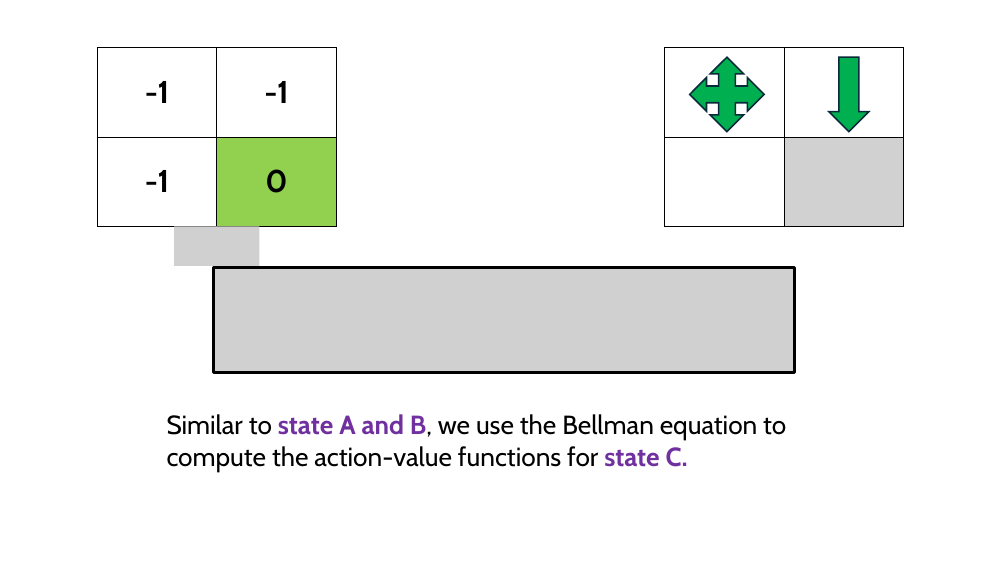
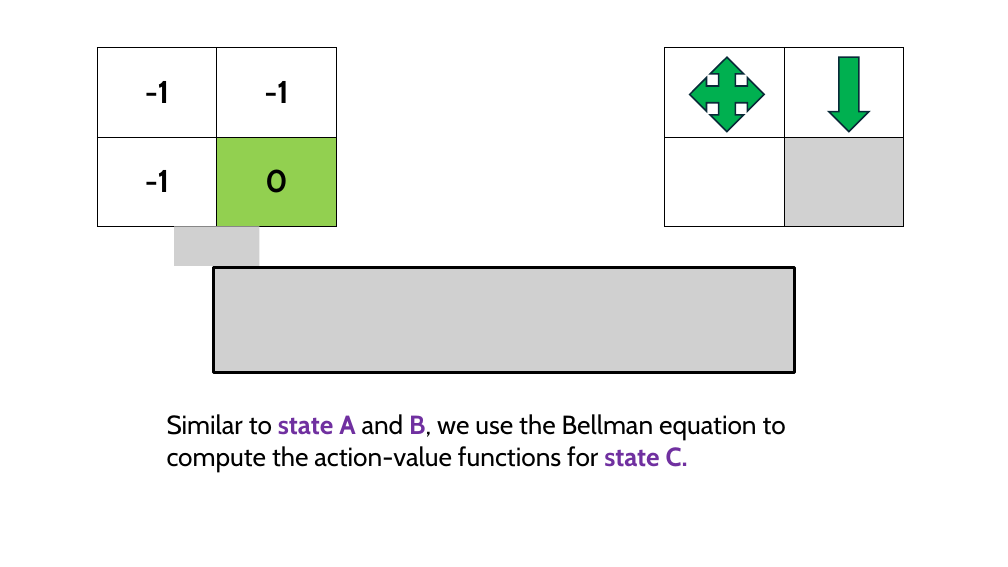
Before and after one commit to robitussin/CCRNFLRL, a slide deck: slide 86 of 3 - Planning by Dynamic Programming/Planning by Dynamic Programming(new).pptx (slide 87 before the commit). Drawn at 1008x567 pixels with LibreOffice and Linux fonts; fonts in the diff are those of the drawing; grey boxes stand for pictures. Boxes give left, top, right and bottom in pixels: in the first picture for what was removed or moved away, otherwise in the second. Text is boxed around its words. In the diff, an @@ line names an element or a change of style, - is before the commit and + after.

```diff
--- a/3 - Planning by Dynamic Programming/Planning by Dynamic Programming(new).pptx
+++ b/3 - Planning by Dynamic Programming/Planning by Dynamic Programming(new).pptx
@@ text "Similar to state A and ..." at bbox=[167, 414, 786, 472]: text colour #7030A0 to #000000, bold off in "and" @@
```
Also in this commit, not shown: 12 other slides changed, 7 slides added, 5 slides removed.
